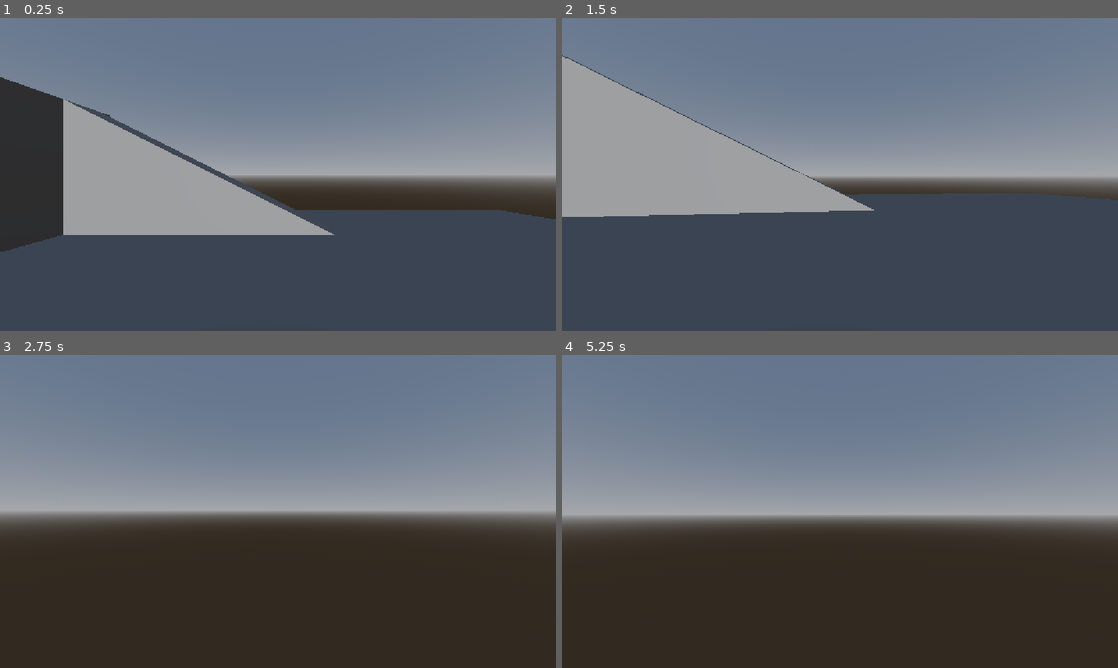
Above: before the commit, frames 1-4 (two rows, left to right).
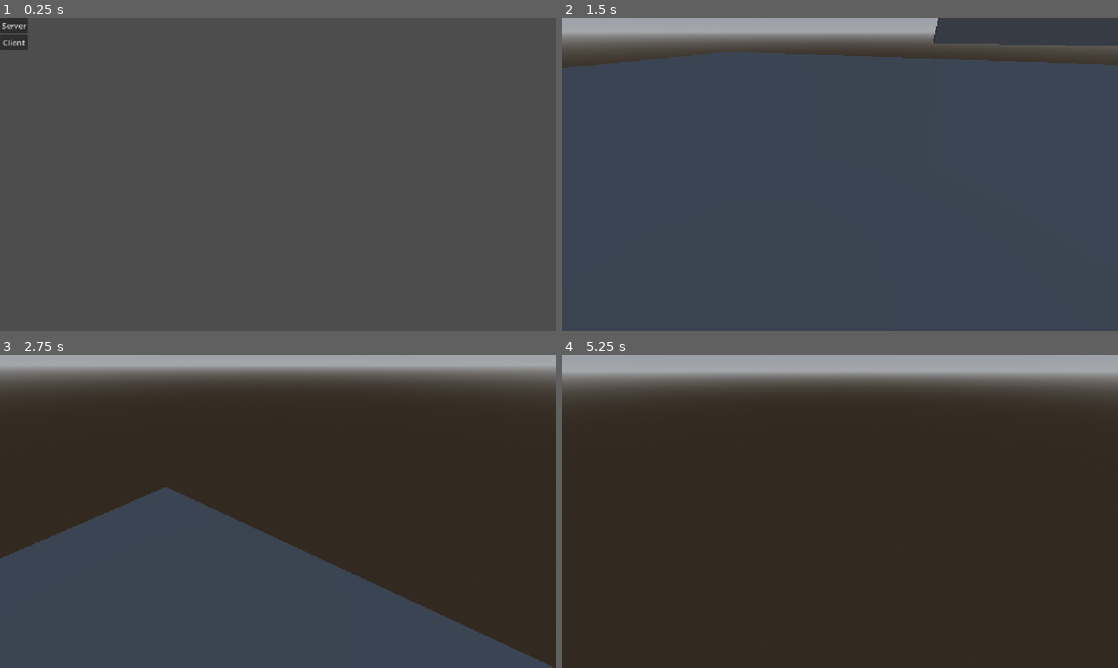
Above: after the commit, the same moments.

Repository: sebaselchadmomos/DarkestNights
Game: Godot game, scene res://Scenes/UI/network_ui.tscn
The game is run twice, just before and just after one commit, with the same random seed, the same clock (stepped at 60 frames per second) and the same inputs. Before the commit the project starts from res://Scenes/Gym.tscn.
Inputs (mouse positions are in pixels of both pictures, inside the frame that each line leads up to):
- Up to frame 1 (0.25 s): no input
- Up to frame 2 (1.5 s): click (578, 24) at 0.5 s, where only the run after the commit has a clickable "Server"; tap Enter at 1.25 s; move the mouse to (867, 174) at 1.27 s; hold W (move_forward) from 1.28 s (still down); hold Ctrl (crouch) from 1.28 s (still down)
- Up to frame 3 (2.75 s): keep holding W (move_forward); tap Space (jump) at 1.52, 2.27 s; move the mouse to (250, 511) at 2.02 s; release Ctrl (crouch) at 2.03 s; tap Ctrl (crouch) at 2.1 s
- Up to frame 4 (5.25 s): keep holding W (move_forward); move the mouse to (851, 505) at 2.77 s; hold Ctrl (crouch) 2.78-3.53 s; move the mouse to (834, 517) at 3.52 s; tap Ctrl (crouch) at 3.6, 5.1 s; tap Space (jump) at 3.77, 4.25, 4.52 s; move the mouse to (878, 514) at 4.27 s; hold Ctrl (crouch) 4.28-5.03 s; tap Enter at 5 s; move the mouse to (795, 508) at 5.02 s

The runs differ from the first frame. In frame 1, 64% of the frame differs, in the area x 0-100%, y 0-75%; in frame 2, 59%; in frame 3, 86%, in the area x 0-100%, y 0-100%; in frame 4, 55%.

Commit message:
Multiplayer
Multiplayer prácticamente añadido, hay q probar en distintas máquinas

Diff:
--- a/darkest-nights/Player.tscn
+++ b/darkest-nights/Player.tscn
@@ -8,30 +8,36 @@
 
 [sub_resource type="CapsuleShape3D" id="CapsuleShape3D_xhfnw"]
 
-[node name="Player" type="Node3D" unique_id=441289176]
+[sub_resource type="SceneReplicationConfig" id="SceneReplicationConfig_xhfnw"]
+properties/0/path = NodePath(".:position")
+properties/0/spawn = true
+properties/0/replication_mode = 1
 
-[node name="CharacterBody3D" type="CharacterBody3D" parent="." unique_id=1944175265]
+[node name="CharacterBody3D" type="CharacterBody3D" unique_id=1511801776]
 script = ExtResource("1_xhfnw")
 
-[node name="Pivot" type="Node3D" parent="CharacterBody3D" unique_id=911055637]
+[node name="Pivot" type="Node3D" parent="." unique_id=283428825]
 
-[node name="CollisionShape3D" type="CollisionShape3D" parent="CharacterBody3D" unique_id=1625188646]
+[node name="CollisionShape3D" type="CollisionShape3D" parent="." unique_id=1971844001]
 shape = SubResource("CapsuleShape3D_g4v7s")
 debug_color = Color(0, 0.57108206, 0.8436342, 0.41960785)
 
-[node name="MeshInstance3D" type="MeshInstance3D" parent="CharacterBody3D/CollisionShape3D" unique_id=35779933]
+[node name="MeshInstance3D" type="MeshInstance3D" parent="CollisionShape3D" unique_id=2005060056]
 mesh = SubResource("CapsuleMesh_g4v7s")
 
-[node name="Camera3D" type="Camera3D" parent="CharacterBody3D" unique_id=491630876]
+[node name="Camera3D" type="Camera3D" parent="." unique_id=412954619]
 transform = Transform3D(1, 0, 0, 0, 1, 0, 0, 0, 1, 0, 0.5, 0)
 current = true
 
-[node name="Marker3D" type="Marker3D" parent="CharacterBody3D/Camera3D" unique_id=1455002347]
+[node name="Marker3D" type="Marker3D" parent="Camera3D" unique_id=1835379362]
 transform = Transform3D(1, 0, 0, 0, 1, 0, 0, 0, 1, 0, -0.5, 0.10467237)
 
-[node name="StandCheck" type="Area3D" parent="CharacterBody3D" unique_id=989153122]
+[node name="StandCheck" type="Area3D" parent="." unique_id=477531442]
 transform = Transform3D(0.5, 0, 0, 0, 0.5, 0, 0, 0, 0.5, 0, 1.5, 0)
 
-[node name="CollisionShape3D" type="CollisionShape3D" parent="CharacterBody3D/StandCheck" unique_id=1595237995]
+[node name="CollisionShape3D" type="CollisionShape3D" parent="StandCheck" unique_id=1662127650]
 shape = SubResource("CapsuleShape3D_xhfnw")
 debug_color = Color(0.7737932, 0, 0.013058065, 0.41960785)
+
+[node name="MultiplayerSynchronizer" type="MultiplayerSynchronizer" parent="." unique_id=1346270290]
+replication_config = SubResource("SceneReplicationConfig_xhfnw")
--- a/darkest-nights/Scenes/Gym.tscn
+++ b/darkest-nights/Scenes/Gym.tscn
@@ -1,6 +1,7 @@
 [gd_scene format=3 uid="uid://b32sed4emg2i4"]
 
 [ext_resource type="PackedScene" uid="uid://bvcv4t3lshaf8" path="res://Player.tscn" id="1_begwh"]
+[ext_resource type="Script" uid="uid://bclkrsskank3r" path="res://Scripts/Multiplayer/multiplayer_spawner.gd" id="2_0xh53"]
 
 [sub_resource type="ProceduralSkyMaterial" id="ProceduralSkyMaterial_g4v7s"]
 
@@ -19,6 +20,9 @@
 [sub_resource type="Compositor" id="Compositor_m4m0t"]
 
 [node name="Node3D" type="Node3D" unique_id=759326149]
+
+[node name="SpawnPoint" type="Node3D" parent="." unique_id=954319680]
+transform = Transform3D(1, 0, 0, 0, 1, 0, 0, 0, 1, 0, 2, 0)
 
 [node name="CSGBox3D" type="CSGBox3D" parent="." unique_id=803784663]
 use_collision = true
@@ -72,5 +76,8 @@
 camera_attributes = SubResource("CameraAttributesPractical_k3far")
 compositor = SubResource("Compositor_m4m0t")
 
-[node name="Player" parent="." unique_id=441289176 instance=ExtResource("1_begwh")]
-transform = Transform3D(1, 0, 0, 0, 1, 0, 0, 0, 1, 0, 3, 0)
+[node name="MultiplayerSpawner" type="MultiplayerSpawner" parent="." unique_id=861580001]
+_spawnable_scenes = PackedStringArray("uid://bvcv4t3lshaf8")
+spawn_path = NodePath("../SpawnPoint")
+script = ExtResource("2_0xh53")
+network_player = ExtResource("1_begwh")
--- /dev/null
+++ b/darkest-nights/Scenes/UI/network_ui.tscn
@@ -0,0 +1,28 @@
+[gd_scene format=3 uid="uid://ce6t2gsssoni"]
+
+[ext_resource type="Script" uid="uid://cy17q3pngsimf" path="res://Scripts/Multiplayer/network_ui.gd" id="1_d3qge"]
+
+[node name="NetworkUi" type="Control" unique_id=915395013]
+layout_mode = 3
+anchors_preset = 15
+anchor_right = 1.0
+anchor_bottom = 1.0
+grow_horizontal = 2
+grow_vertical = 2
+script = ExtResource("1_d3qge")
+
+[node name="VBoxContainer" type="VBoxContainer" parent="." unique_id=38620202]
+layout_mode = 0
+offset_right = 40.0
+offset_bottom = 40.0
+
+[node name="Server" type="Button" parent="VBoxContainer" unique_id=820760600]
+layout_mode = 2
+text = "Server"
+
+[node name="Client" type="Button" parent="VBoxContainer" unique_id=1597873997]
+layout_mode = 2
+text = "Client"
+
+[connection signal="pressed" from="VBoxContainer/Server" to="." method="_on_server_pressed"]
+[connection signal="pressed" from="VBoxContainer/Client" to="." method="_on_client_pressed"]
--- /dev/null
+++ b/darkest-nights/Scripts/Multiplayer/multiplayer_spawner.gd
@@ -0,0 +1,30 @@
+extends MultiplayerSpawner
+
+@export var network_player: PackedScene
+
+func _ready() -> void:
+	if multiplayer.is_server():
+		multiplayer.peer_connected.connect(spawn_player)
+
+		# Creamos el jugador del servidor
+		spawn_player(multiplayer.get_unique_id())
+
+		# Creamos jugadores de clientes que quizás ya se conectaron
+		for id in multiplayer.get_peers():
+			spawn_player(id)
+
+
+func spawn_player(id: int) -> void:
+	if !multiplayer.is_server():
+		return
+
+	var parent = get_node(spawn_path)
+
+	# Evitamos instanciar dos veces al mismo jugador
+	if parent.has_node(str(id)):
+		return
+
+	var player: Node = network_player.instantiate()
+	player.name = str(id)
+
+	parent.call_deferred("add_child", player)
--- /dev/null
+++ b/darkest-nights/Scripts/Multiplayer/network_handler.gd
@@ -0,0 +1,16 @@
+extends Node
+
+const IP_ADDRESS: String = "localhost"
+const PORT: int = 42069
+var peer: ENetMultiplayerPeer
+
+func start_server() -> void:
+	peer = ENetMultiplayerPeer.new()
+	peer.create_server(PORT)
+	multiplayer.multiplayer_peer = peer
+	print("Servidor creado")
+
+func start_client() -> void:
+	peer = ENetMultiplayerPeer.new()
+	peer.create_client(IP_ADDRESS, PORT)
+	multiplayer.multiplayer_peer = peer
--- /dev/null
+++ b/darkest-nights/Scripts/Multiplayer/network_ui.gd
@@ -0,0 +1,10 @@
+extends Control
+
+func _on_server_pressed() -> void:
+	NetworkHandler.start_server()
+	get_tree().change_scene_to_file("res://Scenes/Gym.tscn")
+
+
+func _on_client_pressed() -> void:
+	NetworkHandler.start_client()
+	get_tree().change_scene_to_file("res://Scenes/Gym.tscn")
--- a/darkest-nights/Scripts/player.gd
+++ b/darkest-nights/Scripts/player.gd
@@ -14,10 +14,14 @@
 var camera_right: Vector3
 
 func _ready():
-	# Lockea el cursor
-	Input.mouse_mode = Input.MOUSE_MODE_CAPTURED
+	if is_multiplayer_authority():
+		$Camera3D.current = true
+		Input.mouse_mode = Input.MOUSE_MODE_CAPTURED
+	else:
+		$Camera3D.current = false
 
 func _process(_delta: float) -> void:
+	if !is_multiplayer_authority(): return
 	# Deslockea el cursor con ESC
 	if Input.is_action_pressed("ui_cancel"):
 		Input.mouse_mode = Input.MOUSE_MODE_VISIBLE
@@ -26,7 +30,12 @@
 	if Input.is_action_pressed("ui_focus_next"):
 		Input.mouse_mode = Input.MOUSE_MODE_CAPTURED
 
+func _enter_tree() -> void:
+	set_multiplayer_authority(name.to_int())
+
 func _unhandled_input(event): # Función para rotar la cámara
+	if !is_multiplayer_authority(): return
+
 	if event is InputEventMouseMotion:
 
 		# Rotación
@@ -42,6 +51,8 @@
 
 
 func _physics_process(delta): # Función para las físicas
+	if !is_multiplayer_authority(): return
+
 	var direction = Vector3.ZERO
 
 	# Conseguimos valores de la cámara
--- a/darkest-nights/project.godot
+++ b/darkest-nights/project.godot
@@ -11,9 +11,13 @@
 [application]
 
 config/name="Darkest Nights"
-run/main_scene="uid://b32sed4emg2i4"
+run/main_scene="uid://ce6t2gsssoni"
 config/features=PackedStringArray("4.7", "Forward Plus")
 config/icon="res://icon.svg"
+
+[autoload]
+
+NetworkHandler="*uid://krlqpvnctpkv"
 
 [display]
 
Not shown, added: darkest-nights/Scripts/Multiplayer/multiplayer_spawner.gd.uid
Not shown, added: darkest-nights/Scripts/Multiplayer/network_handler.gd.uid
Not shown, added: darkest-nights/Scripts/Multiplayer/network_ui.gd.uid
